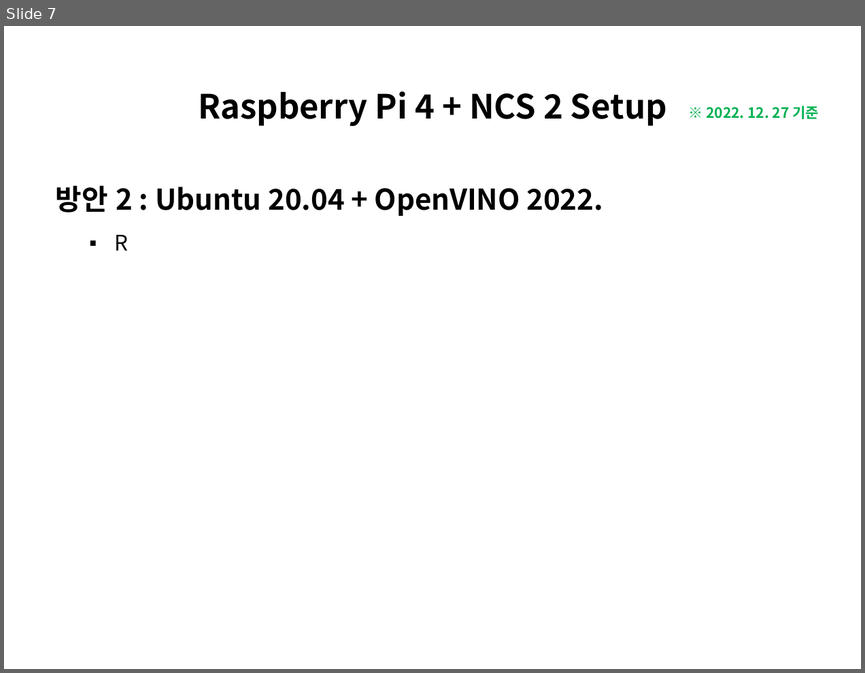
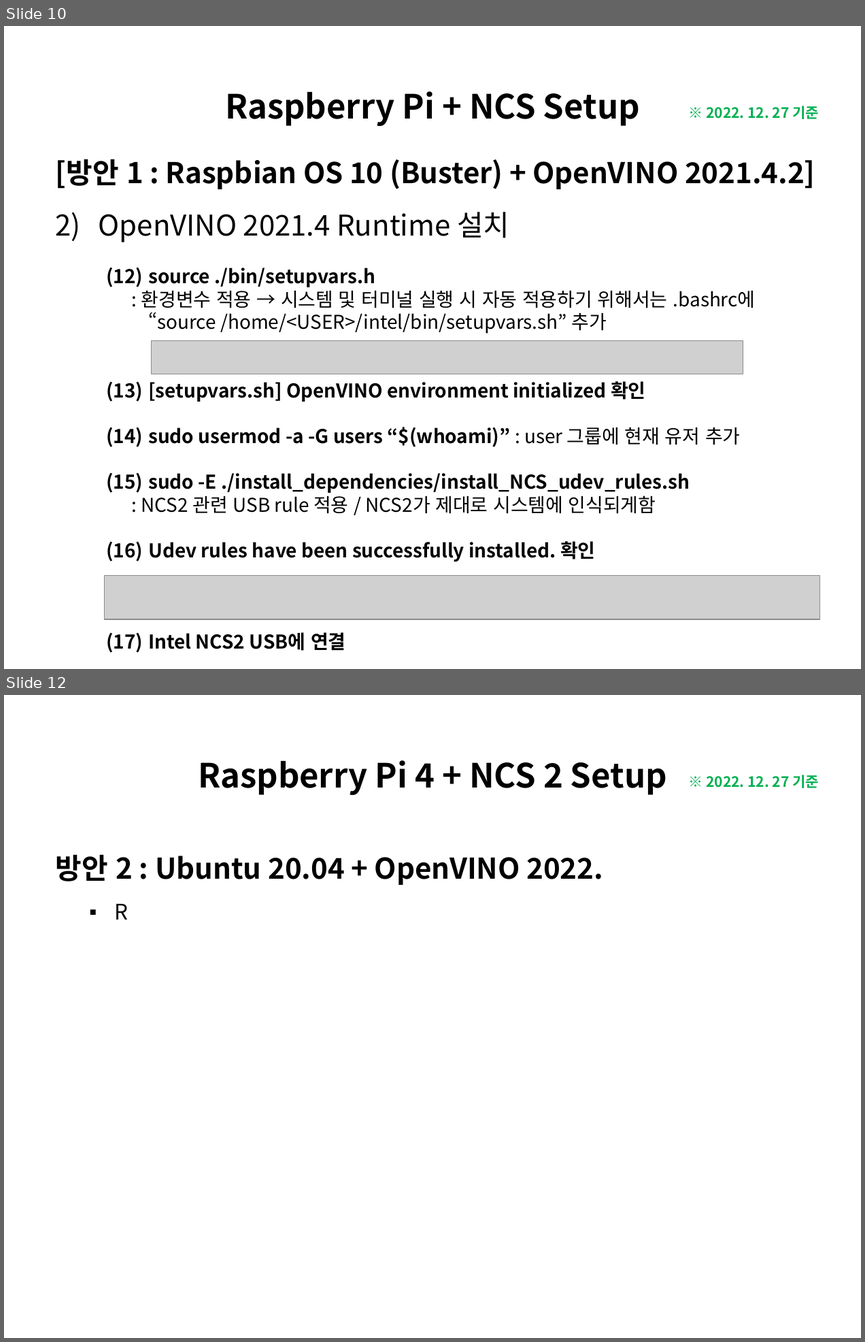
Before and after one commit to luwis93choi/Lecture-Materials-, a slide deck: Raspberry Pi + NCS Setup.pptx. Shown one above the other, each under a label of ours: slide 7 before the commit, slides 10 and 12 after it; the slides between them are not shown. The pictures are 865x673 and 865x1342 pixels, drawn with LibreOffice and Linux fonts; fonts in the diff are those of the drawing; grey boxes stand for pictures. Boxes give left, top, right and bottom in pixels: in the first picture for what was removed or moved away, otherwise in the second. Text is boxed around its words. In the diff, an @@ line names an element or a change of style, - is before the commit and + after.

Commit message:
Updates on Raspberry Pi + NCS Setup

```diff
--- a/Raspberry Pi + NCS Setup.pptx
+++ b/Raspberry Pi + NCS Setup.pptx
@@ slide 10 added at box(4, 26, 861, 669), background #FFFFFF @@
@@ title added at box(225, 91, 640, 126), 28 pt, text #000000, bold @@
+Raspberry Pi + NCS Setup
@@ text added at box(706, 106, 819, 119), 12 pt, text #00B050, bold @@
+※ 2022. 12. 27 기준
@@ text added at box(56, 159, 815, 242), 24 pt, text #000000, bold @@
+[방안 1 : Raspbian OS 10 (Buster) + OpenVINO 2021.4.2]
+2) OpenVINO 2021.4 Runtime 설치
@@ text added at box(141, 267, 755, 650), 16 pt, text #000000, bold @@
+(12) source ./bin/setupvars.h
+: 환경변수 적용 → 시스템 및 터미널 실행 시 자동 적용하기 위해서는 .bashrc에 “source /home/<USER>/intel/bin/setupvars.sh” 추가
+(13) [setupvars.sh] OpenVINO environment initialized 확인
+(14) sudo usermod -a -G users “$(whoami)” : user 그룹에 현재 유저 추가
+(15) sudo -E ./install_dependencies/install_NCS_udev_rules.sh
+: NCS2 관련 USB rule 적용 / NCS2가 제대로 시스템에 인식되게함
+(16) Udev rules have been successfully installed. 확인
+(17) Intel NCS2 USB에 연결
@@ picture added at box(152, 340, 743, 374) @@
@@ picture added at box(104, 575, 820, 619) @@
@@ what was slide 7 is now slide 12 @@
```
Also in this commit, not shown: 6 slides changed, 4 other slides added.
